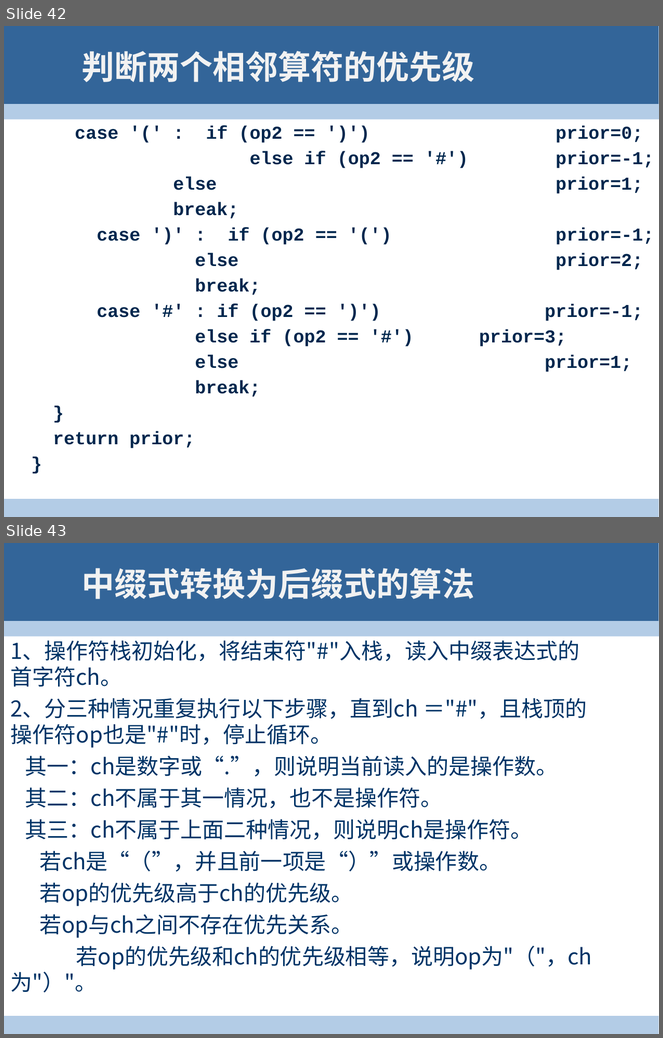
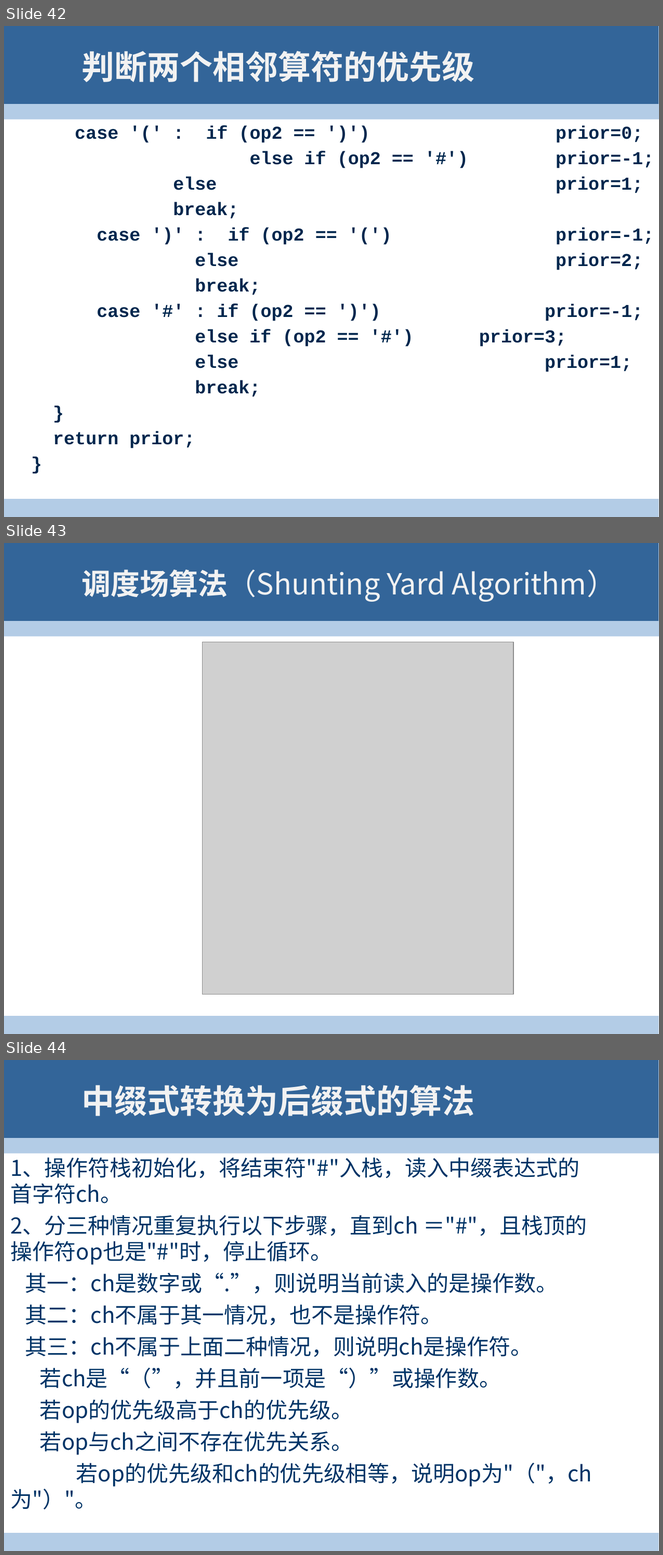
Before and after one commit to 2manifold/2manifold.github.io, a slide deck: lecture/4.pptx. Shown one above the other, each under a label of ours: slides 42 and 43 before the commit, slides 42, 43 and 44 after it. The pictures are 663x1038 and 663x1555 pixels, drawn with LibreOffice and Linux fonts; fonts in the diff are those of the drawing; grey boxes stand for pictures; background and template pictures are left out. Boxes give left, top, right and bottom in pixels: in the first picture for what was removed or moved away, otherwise in the second. Text is boxed around its words. In the diff, an @@ line names an element or a change of style, - is before the commit and + after.

```diff
--- a/lecture/4.pptx
+++ b/lecture/4.pptx
@@ slide 43 added at (4, 543, 659, 1034), background #FFFFFF; not listed: 3 template elements that a slide beside it also shows @@
@@ title added at (82, 570, 616, 602), 32 pt, text #F2F2F2 @@
+调度场算法（Shunting Yard Algorithm）
@@ picture added at (203, 642, 514, 994) @@
@@ what was slide 43 is now slide 44 @@
```
Also in this commit, not shown: 1 slide changed, 2 other files.
